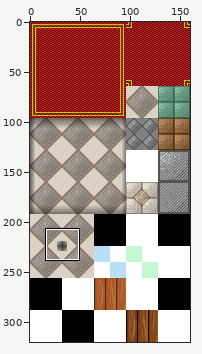
A sprite sheet gets an edit: tiles_map/img/indoor_terrain_set.png. Above, an overview of the earlier version with the close-up marked.
Close-up. First the earlier version:
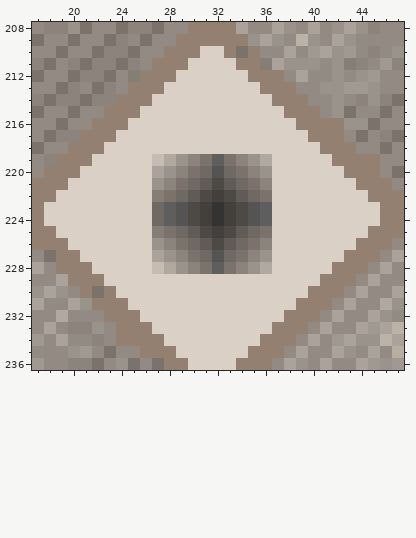
The file is 160x320 pixels. Colours within 5 levels of each other are drawn and written as one. Shown: x 17..47, y 208..236. The commit also changed other parts of the picture, which this record leaves out.
After the commit:
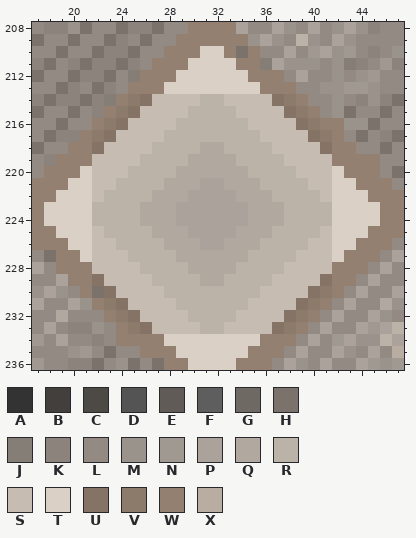
Palette (. is transparent): A #333333  B #423f3c  C #4d4945  D #545454  E #605b56  F #5e5e5e  G #6e6963  H #7b736b  J #857e77  K #8c837c  L #938b83  M #9a938b  N #a09992  P #aba39b  Q #b1a89f  R #bbb2a8  S #c6bcb2  T #dbd0c5  U #857466  V #8c7a6b  W #938070  X #b9ada1
From old to new:
@@ x 17..47 @@
 213 LLHKLHKLWWWTTTTTTTTWWWLLMMNNMLL
-214 KHKKHKKWWWTTTTTTTTTTWWWLLMLKMKH
-215 HLLHLLWWWTTTTTTTTTTTTWWWLMHLLHL
-216 LLHLLWWWTTTTTTTTTTTTTTWWWWMMHLL
-217 LHKKWWWTTTTTTTTTTTTTTTTWWWLHLKH
-218 HLLWWWTTTTTTTTTTTTTTTTTTWWWLLHL
-219 LKWWWTTTTTSQMKHFHKMQTTTTTWWWWLL
-220 LWWWTTTTTTPMKHGDGHKMTTTTTTWWWLH
-221 WWWTTTTTTTMKHGECEGHKTTTTTTTWWWL
-222 WWTTTTTTTTJHGECBCEGHTTTTTTTTWWW
-223 WTTTTTTTTTGFDCBABCDFTTTTTTTTTWW
-224 WTTTTTTTTTGFDCBABCDFTTTTTTTTTWW
-225 WWTTTTTTTTJHGECBCEGHTTTTTTTTWWW
-226 WWWTTTTTTTMKHGECEGHKTTTTTTTWWWL
-227 LHWWTTTTTTPMKHGDGHKMTTTTTTWWWLP
-228 PLWWWTTTTTSQMKHFHKMQTTTTTWWWLPL
-229 LLPWWWTTTTTTTTTTTTTTTTTTWWWLPLL
-230 MPMLWHWTTTTTTTTTTTTTTTTWWWLPLLP
-231 PLLPMWWWTTTTTTTTTTTTTTWWWLPLLQM
-232 LLQLLLWWWTTTTTTTTTTTTWWWLPLLPML
-233 LPLKKMLWWWTTTTTTTTTTWWWLPLLPNPR
+214 KHKKHKJWVUSSSSRRSSSSUVWLLMLKMKH
+215 HLLHLKWVUSSSSRRRRSSSSUVWLMHLLHL
+216 LLHLLWVUSSSSRRRRRRSSSSUVWWMMHLL
+217 LHKKWVUSSSSRRRRRRRRSSSSUVWLHLKH
+218 HLLWWUSSSSRRRRQQRRRRSSSSUWWLLHL
+219 LKWWWSSSSRRRRQQQQRRRRSSSSWWWWLL
+220 LWWWTSSSRRRRQQQQQQRRRRSSSTWWWLH
+221 WWWTTSSRRRRQQQPPQQQRRRRSSTTWWWL
+222 WWTTTSRRRRQQQPPPPQQQRRRRSTTTWWW
+223 WTTTTRRRRQQQPPPPPPQQQRRRRTTTTWW
+224 WTTTTRRRRQQQPPPPPPQQQRRRRTTTTWW
+225 WWTTTSRRRRQQQPPPPQQQRRRRSTTTWWW
+226 WWWTTSSRRRRQQQPPQQQRRRRSSTTWWWL
+227 LHWWTSSSRRRRQQQQQQRRRRSSSTWWWLP
+228 PLWWWSSSSRRRRQQQQRRRRSSSSWWWLPL
+229 LLPWWUSSSSRRRRQQRRRRSSSSUWWLPLL
+230 MPMLWHUSSSSRRRRRRRRSSSSUVWLPLLP
+231 PLLPMWVUSSSSRRRRRRSSSSUVWLPLLQM
+232 LLQLLLWVUSSSSRRRRSSSSUVWLPLLPML
+233 LPLKKMLWVUSSSSRRSSSSUVWLPLLPNPR
 234 NLPLLKLWWWWTTTTTTTTWWWLPLNPMMRP
Pixel boxes of the changes (left, top, right, bottom) in both close-ups:
changed: (92, 94, 332, 334)
